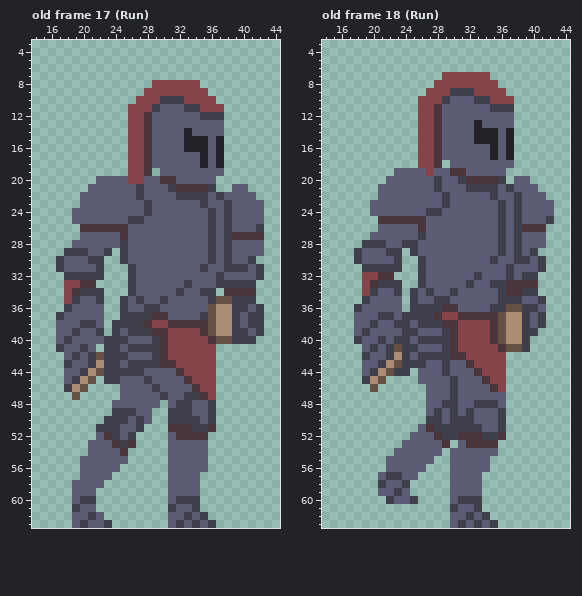
A pixel-art file gets an edit: Aseprite/MainCharacter.aseprite. The first picture shows the starting point.
64x64 pixels, 37 frames. Shown: old frame 17 (Run): x 14..44, y 3..63; old frame 18 (Run): x 14..44, y 3..63. The commit also changed other frames, which this record leaves out.
New version:
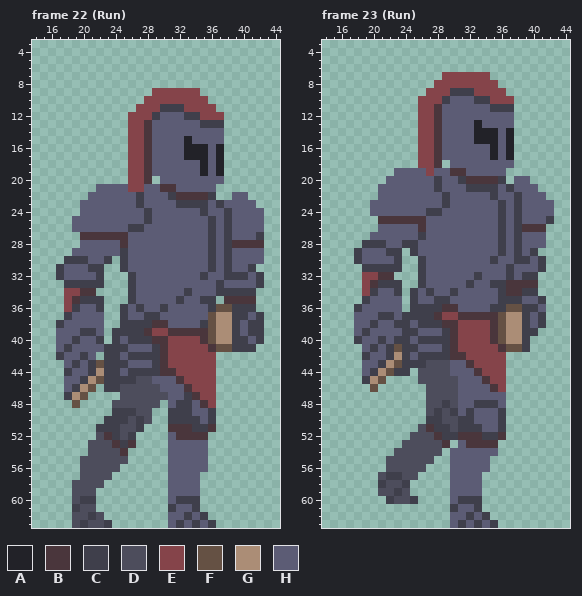
Palette (. is transparent): A #222228  B #4a363c  C #3f3f4b  D #4d4d5c  E #85444a  F #655144  G #ab8d76  H #5c5c75
Difference:
frames 37 -> 42
Frame 22 (Run) against old frame 17 (Run):
y 8: x 29..34 EEEEEE -> ......
y 9: x 28 E -> .; x 35 E -> .
y 10: x 27 E -> .; x 30..32 CCC -> EEE; x 36 E -> .
y 11: x 26 E -> .; x 29..34 CHHHCC -> ECCCEE; x 37 E -> .
y 12: x 28..29 BH -> EC; x 33..37 HHCCC -> CCEEE
y 13: x 35..37 HHH -> CCC
y 14: x 33 A -> H
y 15: x 34..35 AA -> HH; x 37 A -> H
y 17: x 33..34 HH -> AA
y 19: x 29 . -> H; x 35 H -> A; x 37 H -> A
y 20: x 22..25 HHHH -> ....; x 28..31 HHBB -> B.HH; x 37 . -> H
y 21: x 21 H -> .; x 26..27 HC -> EE; x 30..36 HCBBBBC -> BBHHHHH; x 39..40 HH -> ..
y 22: x 20 H -> .; x 31..38 HCCCCHCH -> CBBBBC..; x 41 H -> .
y 23: x 27..28 HC -> CH; x 32..34 HHH -> CCC; x 37..38 HC -> CH; x 42 H -> .
y 24: x 19 H -> .; x 35..36 HC -> CH
y 25: x 26..28 CCH -> HHC
y 26: x 19..27 .BBBBBBHH -> HHHHHHHCC; x 42 C -> H
y 27: x 20..24 HHHHH -> BBBBB; x 39..42 BBBB -> HHHC
y 28: x 19 H -> .; x 25 C -> B; x 39..42 HHHH -> BBBB
y 29: x 18..20 CCC -> .HH; x 23..24 C. -> HH
y 30: x 17..23 CHHHCC. -> .CCCHHC; x 41..42 C. -> HH
y 31: x 21 H -> C; x 25..26 .C -> CH; x 35..36 CH -> HC; x 39..42 CCHC -> HHC.
y 32: x 17..21 .CCCC -> CHHHH; x 35 H -> C; x 37..40 CHHH -> HCCC
y 33: x 18..22 EEBB. -> CCCCC; x 33 C -> H; x 38..42 CCCC. -> HHHHC
y 34: x 19..22 BCCC -> EBB.; x 32..33 CH -> HC; x 35..41 CC.BBBB -> HHCCCCC
y 35: x 19..21 CHH -> BCC; x 25..27 CHC -> .CH; x 30 C -> H; x 32 H -> C; x 35 H -> C; x 37..41 FFCCC -> .BBBB
y 36: x 18..19 CH -> EC; x 22 H -> C; x 27..30 HCCH -> CHHC; x 36..38 FGG -> CFF; x 41..42 HC -> C.
y 37: x 17..18 CH -> .C; x 26..27 CC -> HH; x 29..30 BB -> CH; x 35 C -> H; x 40..41 HC -> CH
y 38: x 17 H -> C; x 20..21 CC -> HH; x 24 C -> .; x 28..35 BEEBBBBB -> CBBHHHHC
y 39: x 19..22 CHHC -> HCCH; x 25 H -> C; x 28..34 CBBEEEE -> BEEBBBB; x 40..41 CH -> HC
y 40: x 18..19 CH -> HC; x 22..23 HC -> C.; x 25..29 CHHHC -> HCCCB; x 35..38 EBFF -> BFGG; x 41..42 C. -> HC
y 41: x 17..18 CH -> HC; x 20 C -> H; x 22 . -> H; x 25..28 HCCC -> CHHH; x 36..41 E..... -> BFFCCC
y 42: x 17 . -> C; x 19..22 CHCF -> HCH.; x 25..28 CHHH -> HCCC
y 43: x 18..19 CH -> HC; x 22 G -> F; x 25..28 HCCC -> CHHH; x 31 B -> E
y 44: x 18 H -> C; x 20..22 CGF -> HCG; x 25 C -> H; x 28..32 HHHHB -> CCBBE
y 45: x 19..22 CGF. -> HCGF; x 25..28 HHHC -> CCDD; x 32..33 HB -> BE
y 46: x 18..21 CGF. -> HCGF; x 23..29 ..HHHHC -> CCDDDDD; x 33..34 HB -> BE
y 47: x 18..20 .F. -> CGF; x 25..30 HHHHHC -> DDDDDD; x 34..35 CB -> BE
y 48: x 19 . -> F; x 24..29 HHHHHH -> DDDDDD; x 35..36 HC -> BE
y 49: x 27..28 HH -> DD
y 50: x 26 H -> D; x 28 H -> D
y 51: x 25..26 HH -> DD
y 52: x 22 H -> D; x 25 H -> D
y 53: x 21..23 HHH -> DDD
y 54: x 21..24 HHHH -> DDDD
y 55: x 20..25 HHHHHH -> DDDDDD
y 56: x 20..24 HHHHH -> DDDDD
y 57: x 20..23 HHHH -> DDDD
y 58: x 19..22 HHHH -> DDDD
y 59: x 19..21 HHH -> DDD
y 60: x 19 H -> D
y 61: x 20..21 HH -> DD
y 62: x 19..20 HH -> DD; x 22 H -> D
y 63: x 19 H -> D; x 21..22 HH -> DD
Frame 23 (Run) against old frame 18 (Run), layer "Pierna IZq":
y 43: x 27..29 HHC -> DDD
y 44: x 26..29 HHHC -> DDDD
y 45: x 26..30 HHHHC -> DDDDD
y 46..47: x 27..30 HHHC -> DDDD
y 48: x 27..28 HH -> DD; x 30 C -> D
y 49: x 27 H -> D; x 29 H -> D
y 50: x 29..30 HC -> DD
y 51: x 26 H -> D; x 30 C -> D
y 52: x 25..27 HHH -> DDD
y 53: x 24..28 HHHHH -> DDDDD
y 54: x 23..28 HHHHHH -> DDDDDD
y 55: x 22..27 HHHHHH -> DDDDDD
y 56: x 22..26 HHHHH -> DDDDD
y 57: x 21 H -> D; x 24..25 HH -> DD
y 58: x 22..23 HH -> DD
y 59: x 21..22 HH -> DD; x 24 H -> D
y 60: x 23..24 HH -> DD
